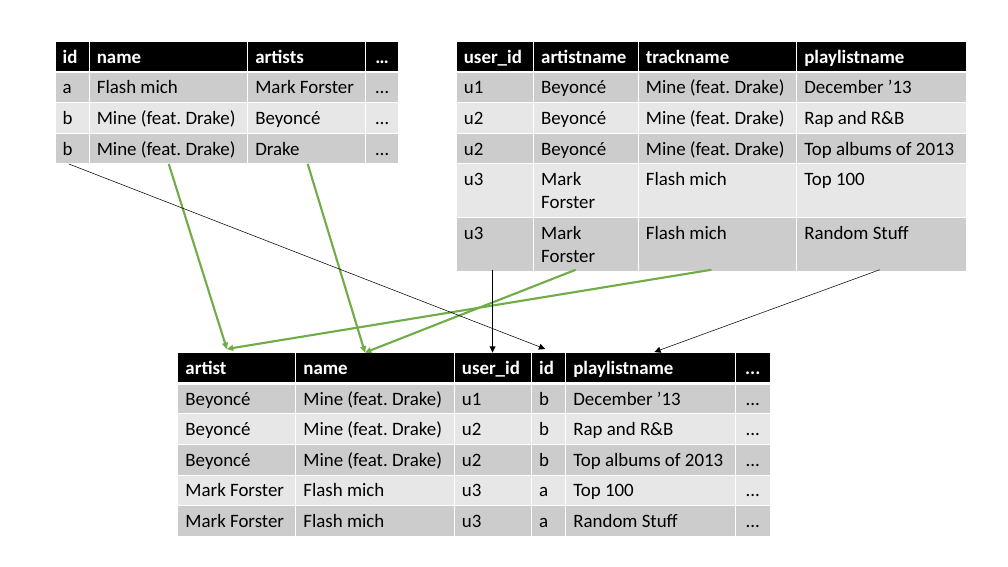
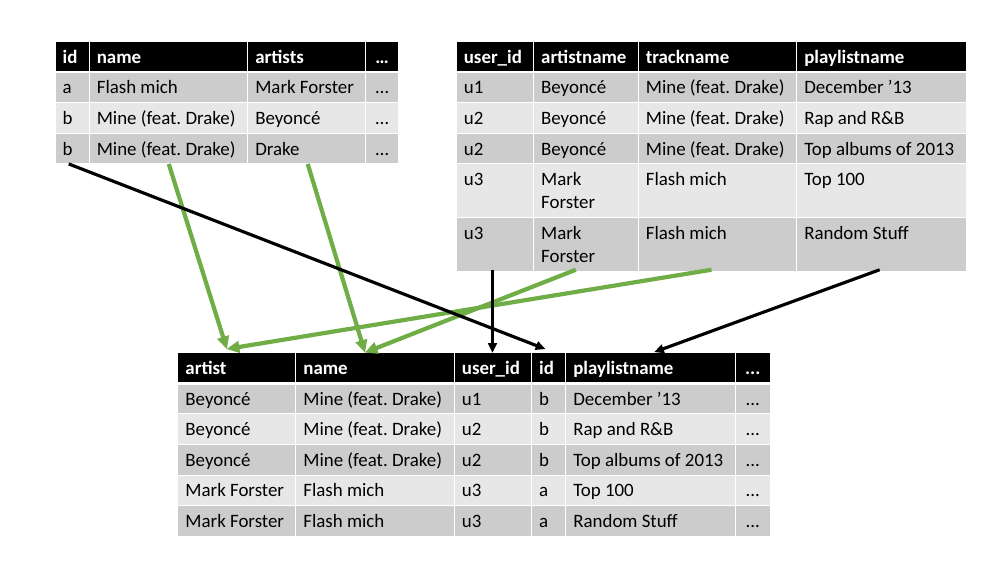
Before and after one commit to eric-kaufmann/spotify_analysis, a slide deck: slide 7 of spotify_analysis.pptx (slide 10 before the commit). Drawn at 1008x567 pixels with LibreOffice and Linux fonts; fonts in the diff are those of the drawing. Boxes give left, top, right and bottom in pixels: in the first picture for what was removed or moved away, otherwise in the second. Text is boxed around its words. In the diff, an @@ line names an element or a change of style, - is before the commit and + after.

```diff
--- a/spotify_analysis.pptx
+++ b/spotify_analysis.pptx
@@ arrow (69, 164) - (545, 349): stroke #000000 0.5 pt to #000000 3 pt @@
@@ arrow (169, 164) - (227, 349): stroke #70AD47 2 pt to #70AD47 4 pt @@
@@ arrow (308, 164) - (365, 352): stroke #70AD47 2 pt to #70AD47 4 pt @@
@@ arrow (712, 270) - (227, 349): stroke #70AD47 2 pt to #70AD47 4 pt @@
@@ arrow (576, 270) - (365, 352): stroke #70AD47 2 pt to #70AD47 4 pt @@
@@ arrow (493, 270) - (493, 352): stroke #000000 0.5 pt to #000000 3 pt @@
@@ arrow (880, 270) - (655, 352): stroke #000000 0.5 pt to #000000 3 pt @@
```
Also in this commit, not shown: 8 other slides changed, 4 slides removed.
